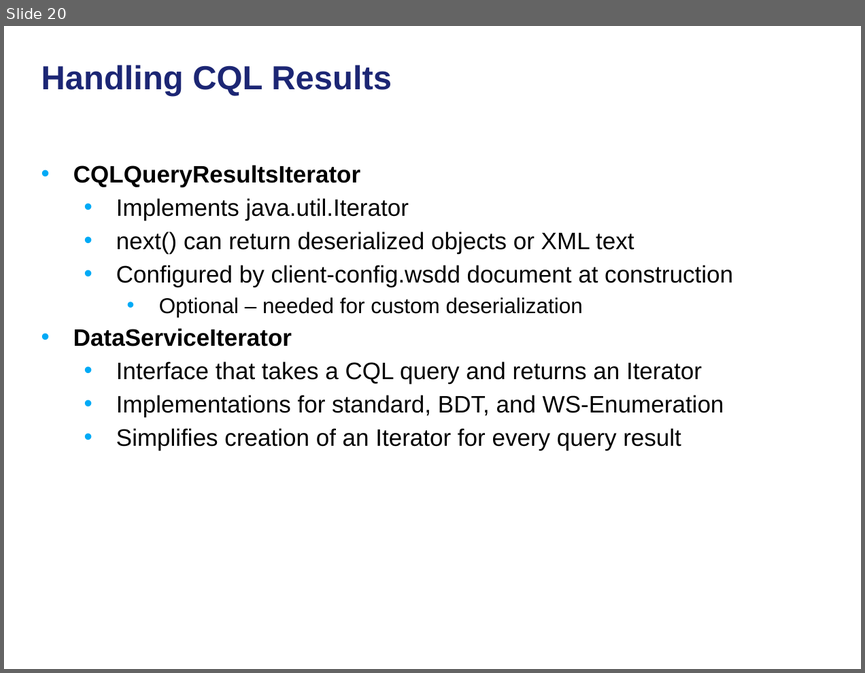
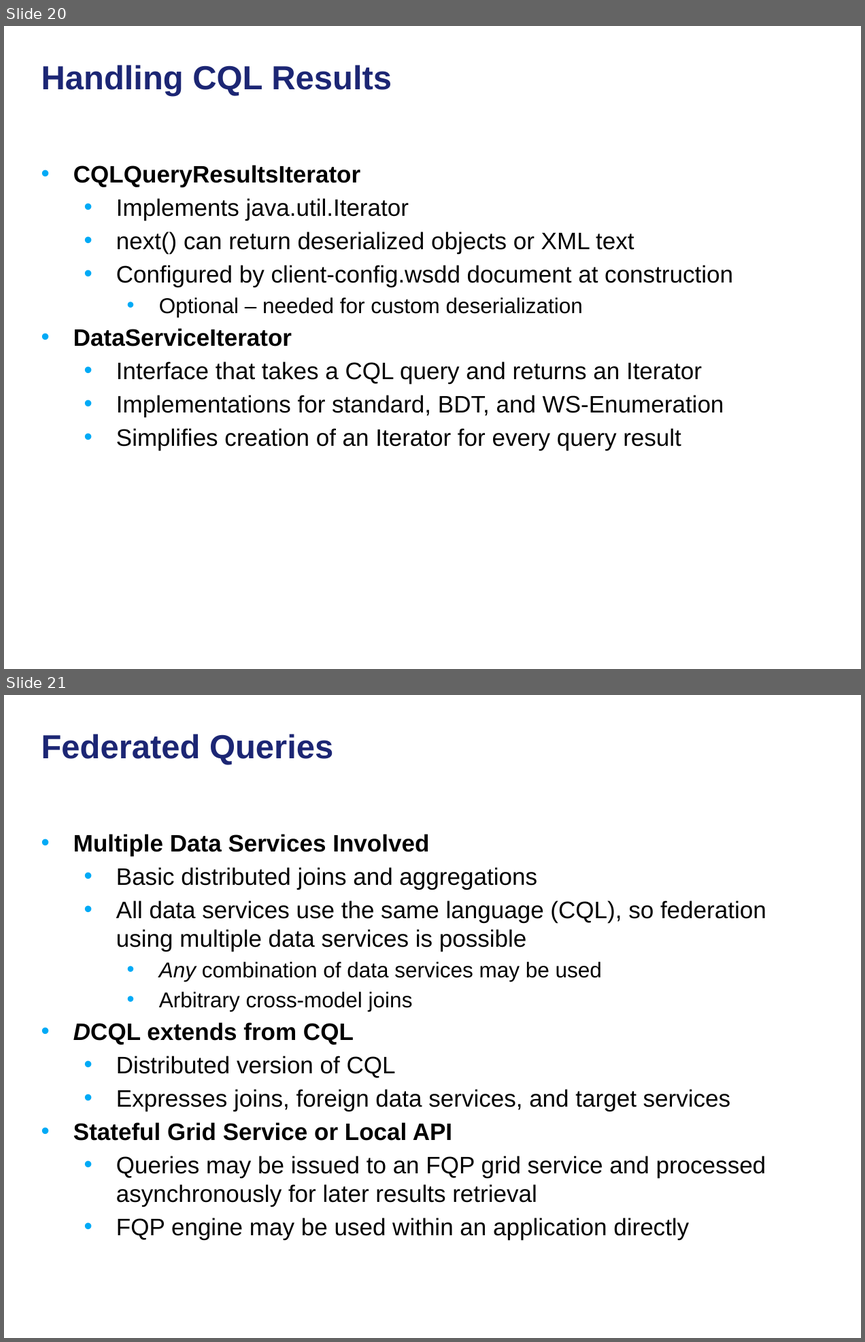
Before and after one commit to NCIP/cagrid-docs, a slide deck: presentations/200906_Novartis/caGrid Data Services.pptx. Shown one above the other, each under a label of ours: slide 20 before the commit, slides 20 and 21 after it. The pictures are 865x673 and 865x1342 pixels, drawn with LibreOffice and Linux fonts; fonts in the diff are those of the drawing; background and template pictures are left out. Boxes give left, top, right and bottom in pixels: in the first picture for what was removed or moved away, otherwise in the second. Text is boxed around its words. In the diff, an @@ line names an element or a change of style, - is before the commit and + after.

```diff
--- a/presentations/200906_Novartis/caGrid Data Services.pptx
+++ b/presentations/200906_Novartis/caGrid Data Services.pptx
@@ slide 21 added at bbox=[4, 695, 861, 1338], background picture (left out) @@
@@ title added at bbox=[41, 734, 333, 765], 28 pt, text #1C2674, bold @@
+Federated Queries
@@ text added at bbox=[73, 834, 766, 1240], 20 pt, text #000000 @@
+• Multiple Data Services Involved
+  • Basic distributed joins and aggregations
+  • All data services use the same language (CQL), so federation using multiple data services is possible
+    • Any combination of data services may be used
+    • Arbitrary cross-model joins
+• DCQL extends from CQL
+  • Distributed version of CQL
+  • Expresses joins, foreign data services, and target services
+• Stateful Grid Service or Local API
+  • Queries may be issued to an FQP grid service and processed asynchronously for later results retrieval
+  • FQP engine may be used within an application directly
```
Also in this commit, not shown: 1 other slide added.
